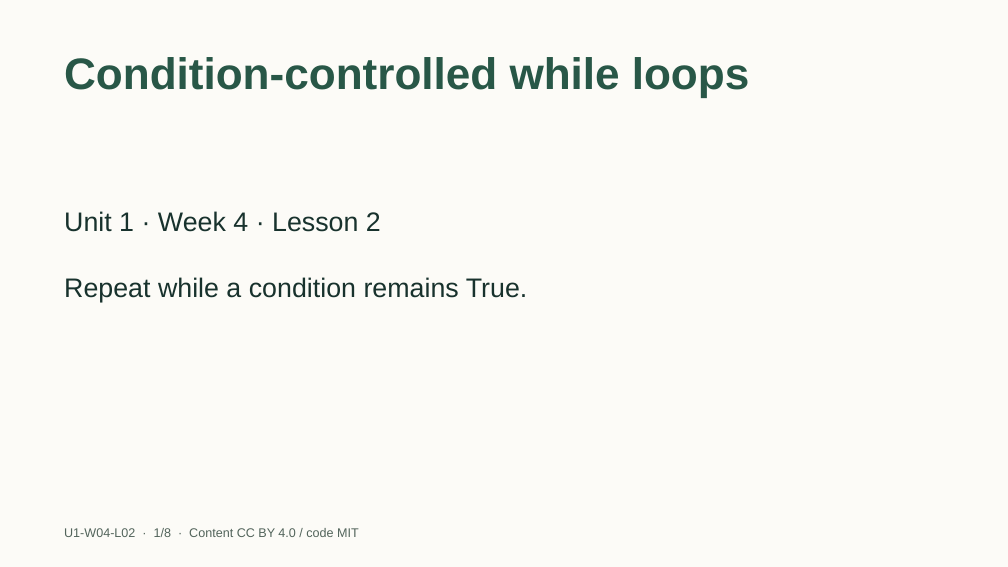
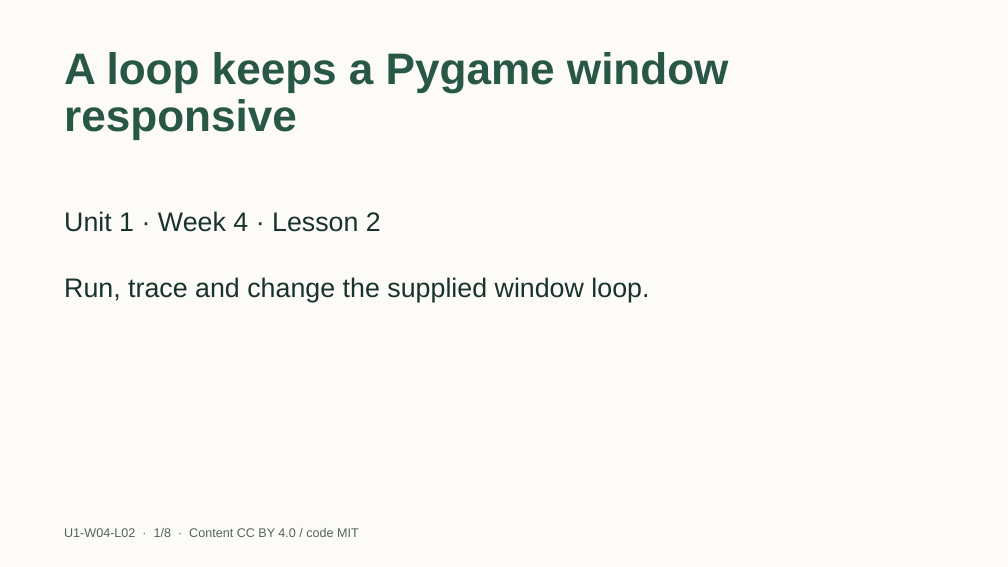
Before and after one commit to EdugenIO/cs-atar-textbook, a slide deck: slide 1 of dist/slides/u1-w04-l02.pptx. Drawn at 1008x567 pixels with LibreOffice and Linux fonts; fonts in the diff are those of the drawing. Boxes give left, top, right and bottom in pixels: in the first picture for what was removed or moved away, otherwise in the second. Text is boxed around its words. In the diff, an @@ line names an element or a change of style, - is before the commit and + after.

Commit message:
Align four Year 11 preparation decks with Pygame labs

```diff
--- a/dist/slides/u1-w04-l02.pptx
+++ b/dist/slides/u1-w04-l02.pptx
@@ title removed at (x1=64, y1=57, x2=749, y2=97) @@
-Condition-controlled while loops
@@ title added at (x1=64, y1=52, x2=728, y2=140), 42 pt, text #285747, bold @@
+A loop keeps a Pygame window responsive
@@ text at (x1=64, y1=277, x2=649, y2=302): text changed @@
-Repeat while a condition remains True.
+Run, trace and change the supplied window loop.
```
Also in this commit, not shown: 1 other slide changed, 6 slides added, 6 slides removed, 38 other files.
